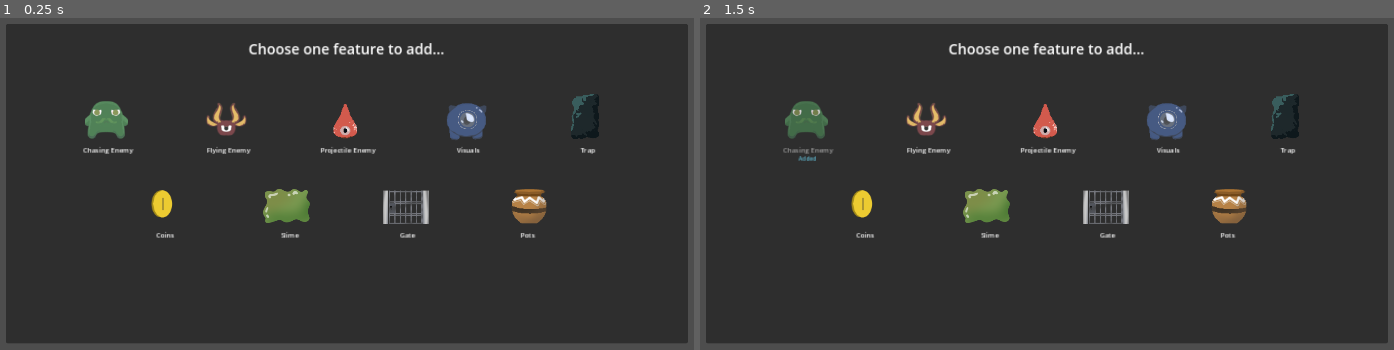
Above: before the commit, frames 1-2 (left to right).
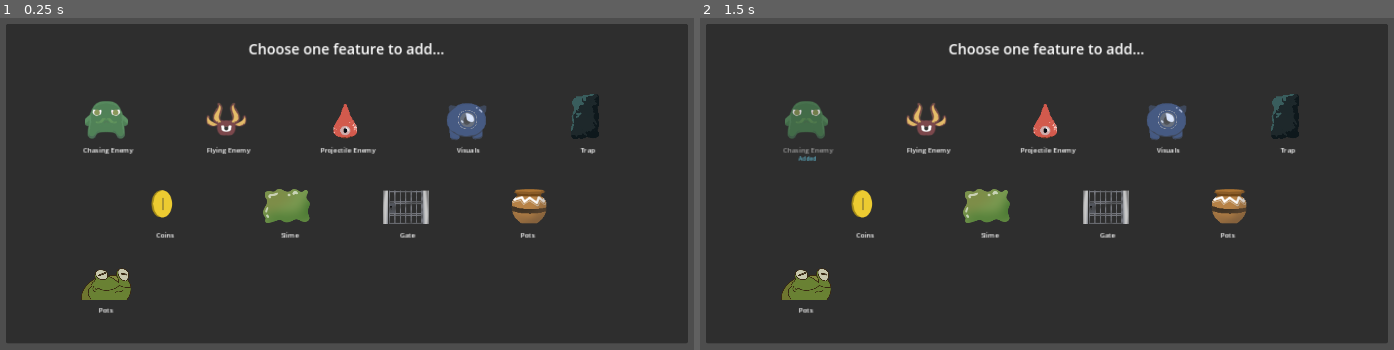
Above: after the commit, the same moments.

Repository: acropolis914/Gwizz-s-Game-Jam
Game: Godot game, scene res://Scene/feature_chooser_ui.tscn
The game is run twice, just before and just after one commit, with the same random seed, the same clock (stepped at 60 frames per second) and the same inputs. This scene is started directly instead of the project's main scene.
Inputs (mouse positions are in pixels of both pictures, inside the frame that each line leads up to):
- Up to frame 1 (0.25 s): no input
- Up to frame 2 (1.5 s): tap Enter at 0.5 s; move the mouse to (1220, 160) at 0.52 s; hold D (move_right) 0.53-1.28 s; tap Shift (dash) at 0.6 s; click (1220, 160) at 0.67 s; tap Space at 1.25 s; move the mouse to (887, 207) at 1.27 s; hold S (move_down) from 1.28 s (still down); click (887, 207) at 1.35 s

The runs differ from the first frame. In frame 1, 0.5% of the frame differs, in the area x 11-19%, y 75-89%; in frame 2, 0.5%.

Commit message:
feautre

Diff:
--- a/Scene/feature_chooser_ui.tscn
+++ b/Scene/feature_chooser_ui.tscn
@@ -11,6 +11,7 @@
 [ext_resource type="Texture2D" uid="uid://dqkj1hcdda7pv" path="res://ImageAssets/Slime.png" id="9_vvtcn"]
 [ext_resource type="Texture2D" uid="uid://tcv5cg0xe0rj" path="res://ImageAssets/Gate.png" id="10_khucr"]
 [ext_resource type="Texture2D" uid="uid://c6p6dq3rbudx3" path="res://ImageAssets/Pot.png" id="11_fidlx"]
+[ext_resource type="Texture2D" uid="uid://d2rrm0wgymmxe" path="res://ImageAssets/Frog_1.png" id="12_5ovop"]
 
 [sub_resource type="ShaderMaterial" id="ShaderMaterial_tt18p"]
 shader = ExtResource("1_krqgw")
@@ -462,7 +463,7 @@
 bbcode_enabled = true
 text = "[center]Added"
 
-[node name="Coins2" type="Panel" parent="Panel"]
+[node name="Pots" type="Panel" parent="Panel"]
 self_modulate = Color(1, 1, 1, 0)
 layout_mode = 1
 anchors_preset = 14
@@ -476,7 +477,7 @@
 grow_horizontal = 2
 grow_vertical = 2
 
-[node name="Label" type="RichTextLabel" parent="Panel/Coins2"]
+[node name="Label" type="RichTextLabel" parent="Panel/Pots"]
 layout_mode = 1
 anchors_preset = 12
 anchor_top = 1.0
@@ -493,7 +494,7 @@
 text = "[center] Pots"
 fit_content = true
 
-[node name="TextureRect" type="TextureRect" parent="Panel/Coins2"]
+[node name="TextureRect" type="TextureRect" parent="Panel/Pots"]
 layout_mode = 0
 offset_left = 14.0
 offset_top = 11.0
@@ -501,7 +502,60 @@
 offset_bottom = 75.0
 texture = ExtResource("11_fidlx")
 
-[node name="Added" type="RichTextLabel" parent="Panel/Coins2"]
+[node name="Added" type="RichTextLabel" parent="Panel/Pots"]
+visible = false
+layout_mode = 0
+offset_left = 5.0
+offset_top = 96.0
+offset_right = 95.0
+offset_bottom = 136.0
+theme_override_colors/default_color = Color(0.45098, 0.866667, 0.980392, 1)
+theme_override_font_sizes/normal_font_size = 9
+bbcode_enabled = true
+text = "[center]Added"
+
+[node name="SkipFrog" type="Panel" parent="Panel"]
+self_modulate = Color(1, 1, 1, 0)
+layout_mode = 1
+anchors_preset = 14
+anchor_top = 0.5
+anchor_right = 1.0
+anchor_bottom = 0.5
+offset_left = 112.0
+offset_top = 112.5
+offset_right = -880.0
+offset_bottom = 223.5
+grow_horizontal = 2
+grow_vertical = 2
+
+[node name="Label" type="RichTextLabel" parent="Panel/SkipFrog"]
+layout_mode = 1
+anchors_preset = 12
+anchor_top = 1.0
+anchor_right = 1.0
+anchor_bottom = 1.0
+offset_left = -4.0
+offset_top = -30.0
+offset_right = -4.0
+offset_bottom = -5.0
+grow_horizontal = 2
+grow_vertical = 0
+theme_override_font_sizes/normal_font_size = 11
+bbcode_enabled = true
+text = "[center] Pots"
+fit_content = true
+
+[node name="TextureRect" type="TextureRect" parent="Panel/SkipFrog"]
+layout_mode = 0
+offset_left = -8.0
+offset_top = 16.0
+offset_right = 366.0
+offset_bottom = 203.0
+scale = Vector2(0.305, 0.305)
+texture = ExtResource("12_5ovop")
+stretch_mode = 4
+
+[node name="Added" type="RichTextLabel" parent="Panel/SkipFrog"]
 visible = false
 layout_mode = 0
 offset_left = 5.0
@@ -545,7 +599,11 @@
 [connection signal="focus_exited" from="Panel/Puzzle" to="." method="_on_enemy_1_focus_exited"]
 [connection signal="gui_input" from="Panel/Puzzle" to="." method="_on_enemy_1_gui_input"]
 [connection signal="mouse_exited" from="Panel/Puzzle" to="." method="_on_enemy_1_mouse_exited"]
-[connection signal="focus_entered" from="Panel/Coins2" to="." method="_on_enemy_1_focus_entered"]
-[connection signal="focus_exited" from="Panel/Coins2" to="." method="_on_enemy_1_focus_exited"]
-[connection signal="gui_input" from="Panel/Coins2" to="." method="_on_enemy_1_gui_input"]
-[connection signal="mouse_exited" from="Panel/Coins2" to="." method="_on_enemy_1_mouse_exited"]
+[connection signal="focus_entered" from="Panel/Pots" to="." method="_on_enemy_1_focus_entered"]
+[connection signal="focus_exited" from="Panel/Pots" to="." method="_on_enemy_1_focus_exited"]
+[connection signal="gui_input" from="Panel/Pots" to="." method="_on_enemy_1_gui_input"]
+[connection signal="mouse_exited" from="Panel/Pots" to="." method="_on_enemy_1_mouse_exited"]
+[connection signal="focus_entered" from="Panel/SkipFrog" to="." method="_on_enemy_1_focus_entered"]
+[connection signal="focus_exited" from="Panel/SkipFrog" to="." method="_on_enemy_1_focus_exited"]
+[connection signal="gui_input" from="Panel/SkipFrog" to="." method="_on_enemy_1_gui_input"]
+[connection signal="mouse_exited" from="Panel/SkipFrog" to="." method="_on_enemy_1_mouse_exited"]
Not shown: 1 places in Scene/feature_chooser_ui.tscn that only renumber resources
